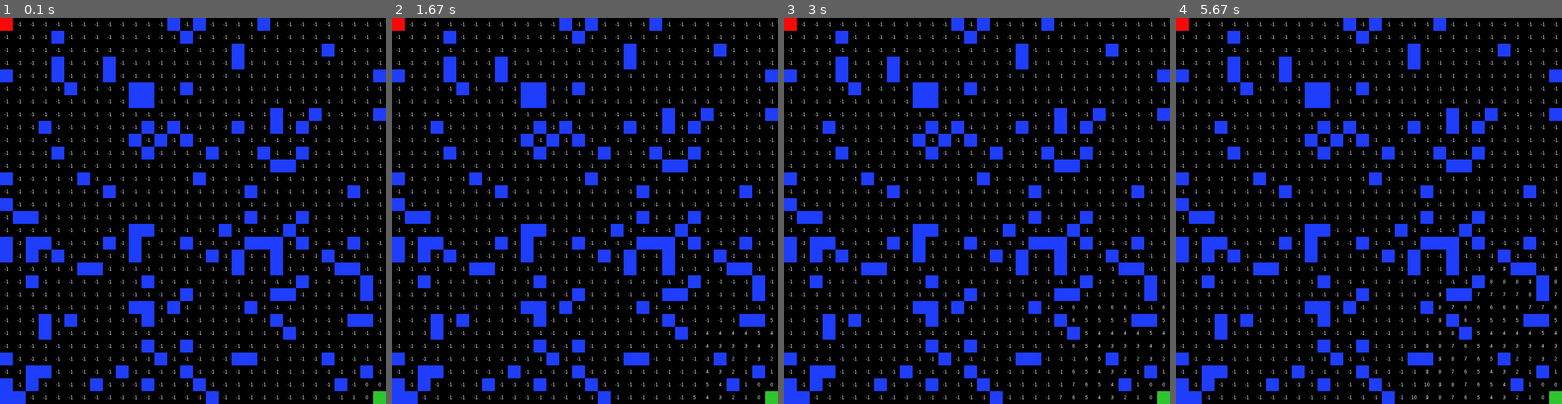
Above: before the commit, frames 1-4 (left to right).
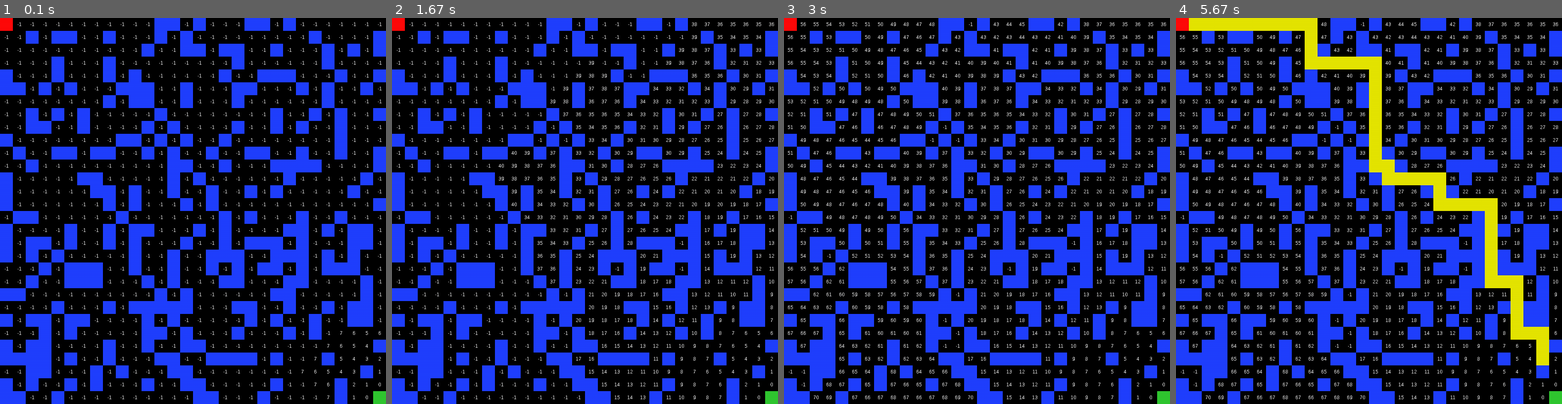
Above: after the commit, the same moments.

Repository: AntonioNvs/Faculdade
Game: pygame game, started from ROBOTICA/STUDYING/wavefront.py
The game is run twice, just before and just after one commit, with the same random seed, the same clock (stepped at 60 frames per second) and the same inputs.
Inputs:
- Up to frame 1 (0.1 s): no input
- Up to frame 2 (1.67 s): no input
- Up to frame 3 (3 s): no input
- Up to frame 4 (5.67 s): tap Enter at 4.83, 5.17, 5.5 s

The runs differ from the first frame. In frame 1, 18% of the frame differs, in the area x 0-100%, y 0-100%; in frame 2, 20%; in frame 3, 22%; in frame 4, 28%.

Commit message:
Create the path syystem on wavefront planner

Diff:
--- a/ROBOTICA/STUDYING/wavefront.py
+++ b/ROBOTICA/STUDYING/wavefront.py
@@ -1,11 +1,15 @@
 import random
 import pygame
+import math
+
+from copy import deepcopy
 
 class Environment:
     # This constants needed to be negatives
     INIT_PIXEL = -2
     FINAL_PIXEL = -3
     OBSTACLE_PIXEL = -4
+    PATH_PIXEL = -5
 
     def __init__(self, m: int, n: int) -> None:
         self.m = m
@@ -52,7 +56,8 @@
         colors = {
             self.INIT_PIXEL: (255, 10, 10),
             self.FINAL_PIXEL: (50, 200, 50),
-            self.OBSTACLE_PIXEL: (34, 65, 254)
+            self.OBSTACLE_PIXEL: (34, 65, 254),
+            self.PATH_PIXEL: (230, 230, 0)
         }
 
         for i in range(self.m):
@@ -79,6 +84,7 @@
         self.create_random_obstacles(n_ob)
 
         self.update_wavefront()
+        self.define_way()
 
         window_is_open = True
 
@@ -100,8 +106,6 @@
 
             options = [(i-1, j), (i, j-1), (i+1, j), (i, j+1)]
 
-            if i == j:
-                options.append((i-1, j-1))
 
             for nx, ny in options:
                 if nx >= 0 and ny >= 0 and nx < self.m and ny < self.n and self.pixels[nx][ny] == -1:
@@ -109,9 +113,52 @@
                     queue.append((nx, ny, v+1))
 
             self.drawing_the_screen()
-            pygame.time.delay(70)
+            pygame.time.delay(5)
+
+
+    def define_way(self) -> None:
+        x, y = self.inital_pos
+
+        queue = []
+
+        queue.append((x, y, []))
+
+        self.pixels[x][y] = math.inf
+
+        self.visiteds = [[0 for i in range(self.n)] for j in range(self.m)]
+
+        self.visiteds[x][y] = 1
+        define_path = []
+
+        while queue:
+            i, j, path = queue.pop(0)
+
+            if i == self.final_pos[0] and j == self.final_pos[1]:
+                define_path = path
+                define_path.pop()
+                break
+
+            path = deepcopy(path)
+
+            options = [(i-1, j), (i, j-1), (i+1, j), (i, j+1)]
+
+            for nx, ny in options:
+                if nx >= 0 and ny >= 0 and nx < self.m and ny < self.n and self.pixels[nx][ny] < self.pixels[i][j] and self.visiteds[nx][ny] == 0:
+                    self.visiteds[nx][ny] = 1
+                    queue.append((nx, ny, path + [(nx, ny)]))
+
+        self.pixels[x][y] = self.INIT_PIXEL
+
+        if not define_path:
+            print("Doesn't exist a path for this configuration")
+
+        for x, y in define_path:
+            self.pixels[x][y] = self.PATH_PIXEL
+            self.drawing_the_screen()
+            pygame.time.delay(50)
+
 
 if __name__ == "__main__":
     # Works just on square enviroments
     env = Environment(30, 30)
-    env.main(120)
+    env.main(280)
